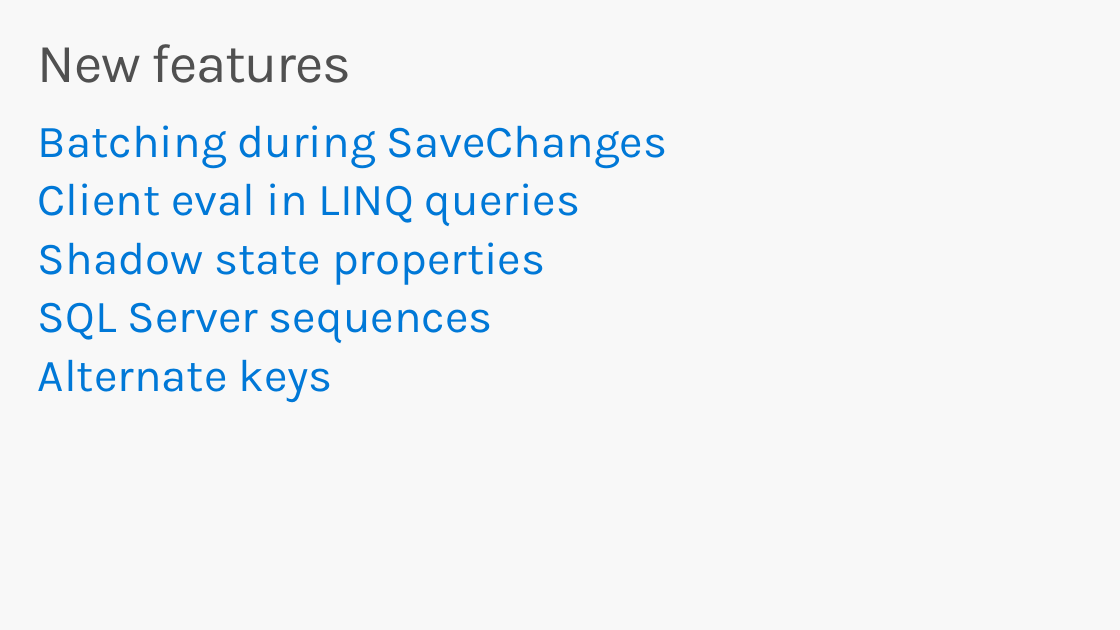
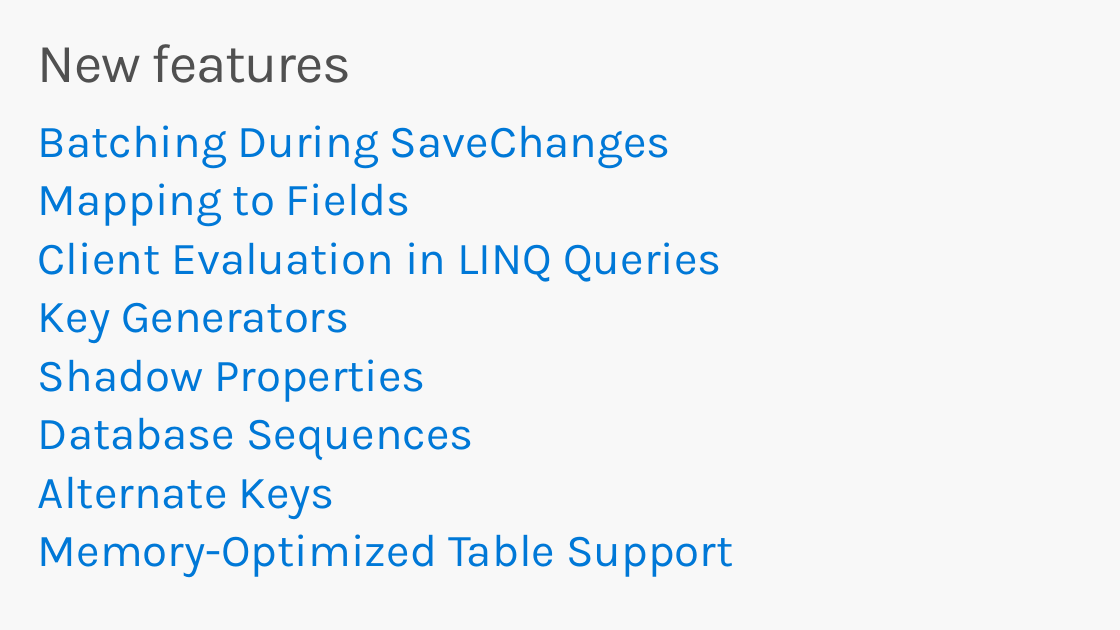
Before and after one commit to rowanmiller/Demo-EFCore, a slide deck: slide 14 of SlideDeck.pptx (slide 11 before the commit). Drawn at 1120x630 pixels with LibreOffice and Linux fonts; fonts in the diff are those of the drawing. Boxes give left, top, right and bottom in pixels: in the first picture for what was removed or moved away, otherwise in the second. Text is boxed around its words. In the diff, an @@ line names an element or a change of style, - is before the commit and + after.

```diff
--- a/SlideDeck.pptx
+++ b/SlideDeck.pptx
@@ text at [38, 125, 733, 578]: text changed @@
-Batching during SaveChanges
-Client eval in LINQ queries
-Shadow state properties
-SQL Server sequences
-Alternate keys
+Batching During SaveChanges
+Mapping to Fields
+Client Evaluation in LINQ Queries
+Key Generators
+Shadow Properties
+Database Sequences
+Alternate Keys
+Memory-Optimized Table Support
```
Also in this commit, not shown: 9 other slides changed, 6 slides added, 1 slide removed, 1 other file.
